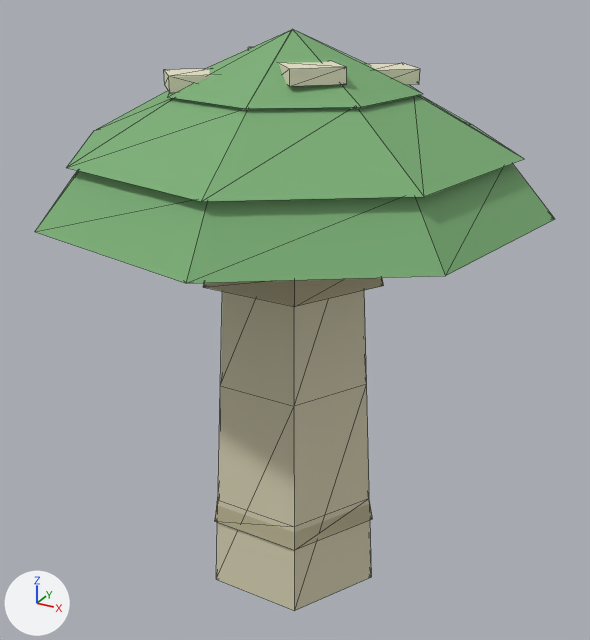
One commit to the glTF model assets/models/mushrooms/konop.gltf: the scene before it, then after it.
Camera for both pictures: a camera (50 mm lens) standing at (0.33, -0.596, 0.557) and looking at (0.001, 0.002, 0.258). The axes (+X, +Y, +Z) are drawn at lower left. The lights are the same throughout. The picture after the commit comes second. Mesh edges are drawn as thin lines. Vertices at exactly the same position are counted once.

The first picture shows 'cap_mid_1', 'cap_rim', 'cap_spot_0', 'cap_spot_2', 'cap_spot_3', 'cap_top', 'stem', 'stem_ring_0', 'stem_ring_1'.
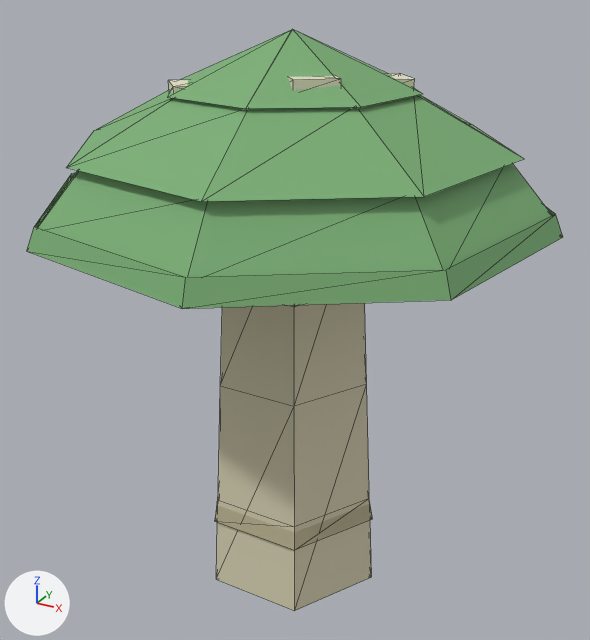
Changed parts and their boxes [x1, y1, x2, y2] in the pictures (590 x 640 px):
'cap_lip', added (green)
    after: [27, 173, 563, 309]
'cap_spot_3', moved, rescaled
    before: [278, 61, 347, 86]
    after: [288, 76, 341, 91]
'cap_spot_2', moved, rescaled
    before: [164, 69, 213, 93]
    after: [169, 80, 188, 93]
'cap_spot_0', moved, rescaled (mostly hidden afterwards)
    before: [368, 63, 420, 85]
    after: [389, 73, 415, 88]
'stem_ring_1', unchanged, covered by the edit
    before: [203, 278, 384, 307]
    after: [289, 305, 300, 307]

Edits to the bpy script that builds the scene:
```text
Change me_cap_spot_0:
    used by ob_cap_spot_0; location = (0.0, 0.0, 0.0)
    remove me_cap_spot_0.from_pydata(...)  # 8 vertices, 12 faces; spans x 0.029..0.0883, y 0.0241..0.0834, z 0.4657..0.4777
    add me_cap_spot_0.from_pydata(...)  # 8 vertices, 12 faces; spans x 0.0332..0.0841, y 0.0283..0.0792, z 0.4597..0.4697
    me_cap_spot_0 part 1: the whole mesh is scaled about its middle by (0.857, 0.857, 0.833), then moved by (0.0, 0.0, -0.007)
Change me_cap_spot_2:
    used by ob_cap_spot_2; location = (0.0, 0.0, 0.0)
    remove me_cap_spot_2.from_pydata(...)  # 8 vertices, 12 faces; spans x -0.0883..-0.029, y -0.0834..-0.0241, z 0.4657..0.4777
    add me_cap_spot_2.from_pydata(...)  # 8 vertices, 12 faces; spans x -0.0841..-0.0332, y -0.0792..-0.0283, z 0.4597..0.4697
    me_cap_spot_2 part 2: the whole mesh is scaled about its middle by (0.857, 0.857, 0.833), then moved by (0.0, 0.0, -0.007)
Change me_cap_spot_3:
    used by ob_cap_spot_3; location = (0.0, 0.0, 0.0)
    remove me_cap_spot_3.from_pydata(...)  # 8 vertices, 12 faces; spans x 0.0097..0.0691, y -0.0727..-0.0133, z 0.4757..0.4877
    add me_cap_spot_3.from_pydata(...)  # 8 vertices, 12 faces; spans x 0.014..0.0648, y -0.0684..-0.0176, z 0.4697..0.4797
    me_cap_spot_3 part 3: the whole mesh is scaled about its middle by (0.857, 0.857, 0.833), then moved by (0.0, 0.0, -0.007)
Add me_cap_lip:
    me_cap_lip.from_pydata(...)  # 16 vertices, 22 faces; spans x -0.218..0.218, y -0.218..0.218, z 0.359..0.377
    me_cap_lip.materials.append(mat_mushroom)  # picture img_0
Add ob_cap_lip:
    ob_cap_lip = bpy.data.objects.new('cap_lip', me_cap_lip)
    ob_cap_lip.location = (0.0, 0.0, 0.0)
```
